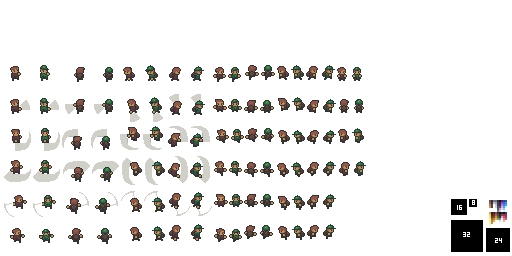
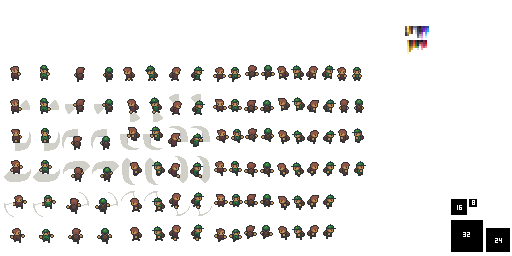
Revision of a layered (512, 256) image; what changed, layer by layer:
painted on "палитра" over [left=405, top=26, right=507, bottom=226]
